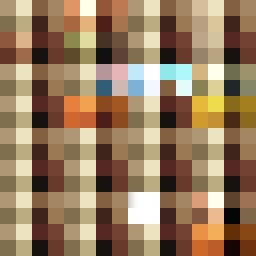
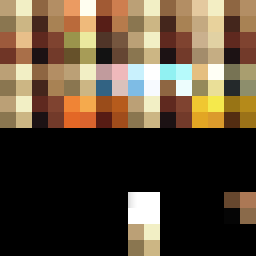
Two versions of the same layered image (256×256). Layer-by-layer changes:
added layer "Layer 13" above "Layer 12 copy 2" over [0, 128, 256, 256]
renamed "Layer 4" to "Layer 12 copy 2", showed it, opacity 100% → 40%, painted on it over [0, 0, 256, 256]
